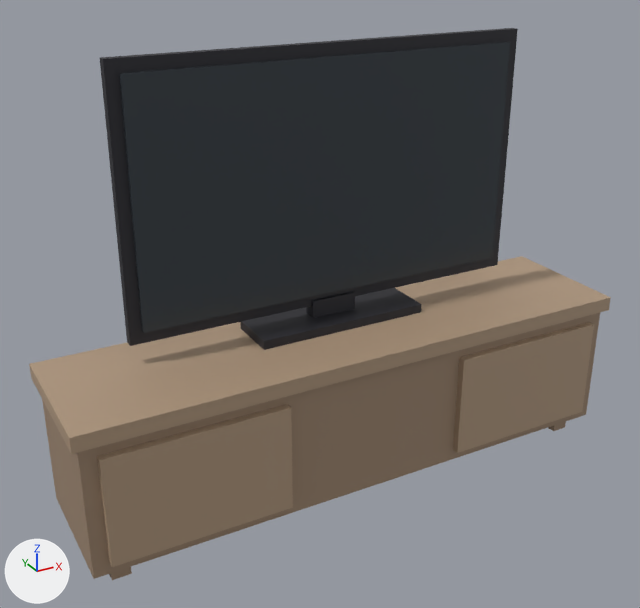
A saved change to the glTF model public/models/furniture/entertainment-center.gltf.
Both versions are drawn from a 50 mm camera at (-0.0847, -0.159, 0.113) aimed at (-0.0053, -0.0147, 0.0408). The axes (+X, +Y, +Z) are drawn at lower left. The lights are the same throughout. The first picture is the older version. Where no turn or scale is listed for an object, it has been applied to the vertices.

The first picture shows 'carcass', 'door_l', 'door_r', 'top_slab', 'tv_foot', 'tv_frame', 'tv_neck', 'tv_screen' and 2 more.
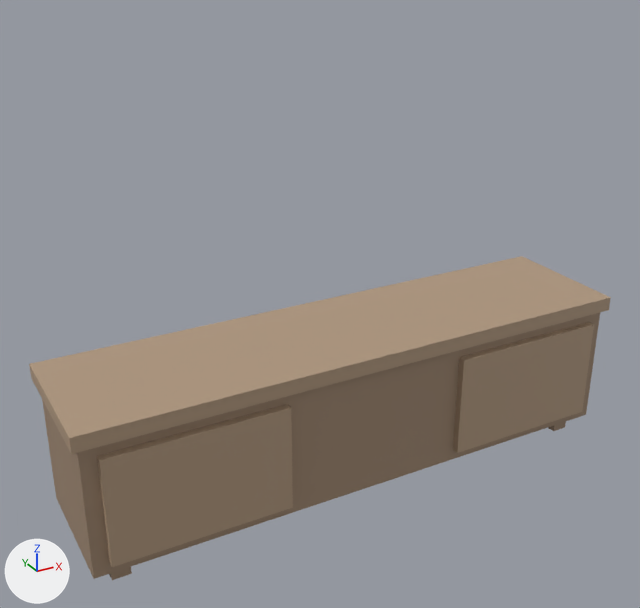
Edits to the bpy script that builds the scene:
```text
Remove ob_tv_frame:
    ob_tv_frame = bpy.data.objects.new('tv_frame', me_tv_frame)
    ob_tv_frame.location = (0.0, 0.0, 0.0)
Remove ob_tv_screen:
    ob_tv_screen = bpy.data.objects.new('tv_screen', me_tv_screen)
    ob_tv_screen.location = (0.0, 0.0, 0.0)
Remove ob_tv_neck:
    ob_tv_neck = bpy.data.objects.new('tv_neck', me_tv_neck)
    ob_tv_neck.location = (0.0, 0.0, 0.0)
Remove ob_tv_foot:
    ob_tv_foot = bpy.data.objects.new('tv_foot', me_tv_foot)
    ob_tv_foot.location = (0.0, 0.0, 0.0)
```

Boxes (x1, y1, x2, y2) around the edits, measured in the pictures (640 x 608 px):
'tv_screen', deleted: before (119, 42, 510, 333)
'tv_frame', deleted: before (100, 28, 518, 346)
'tv_foot', deleted: before (240, 288, 422, 350)
'tv_neck', deleted: before (306, 291, 355, 318)
